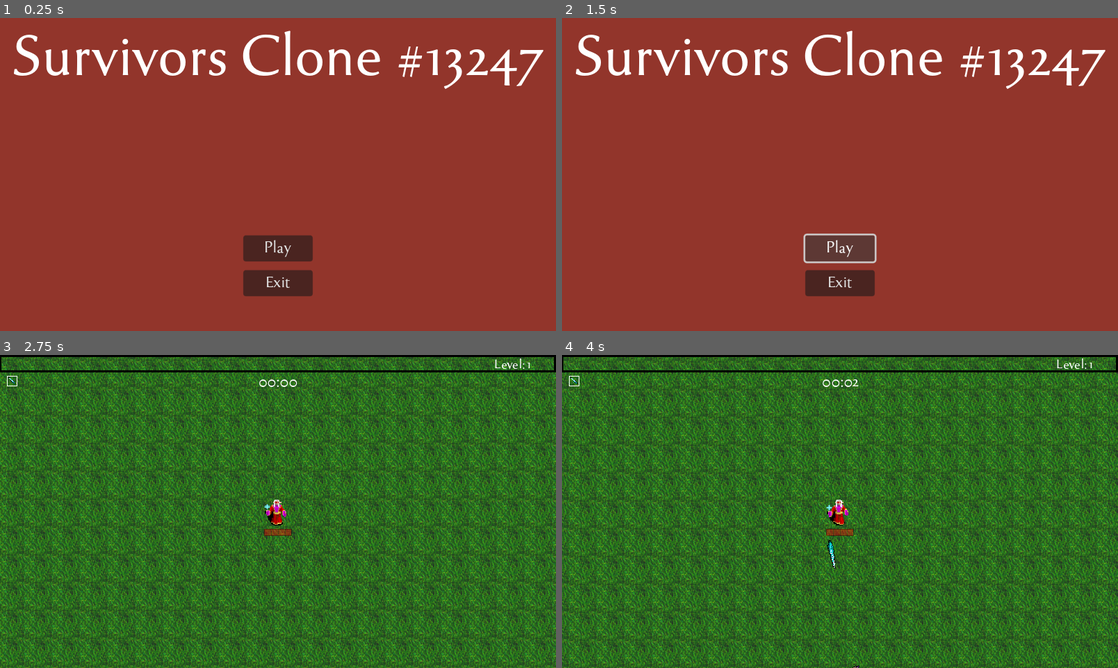
Above: before the commit, frames 1-4 (two rows, left to right).
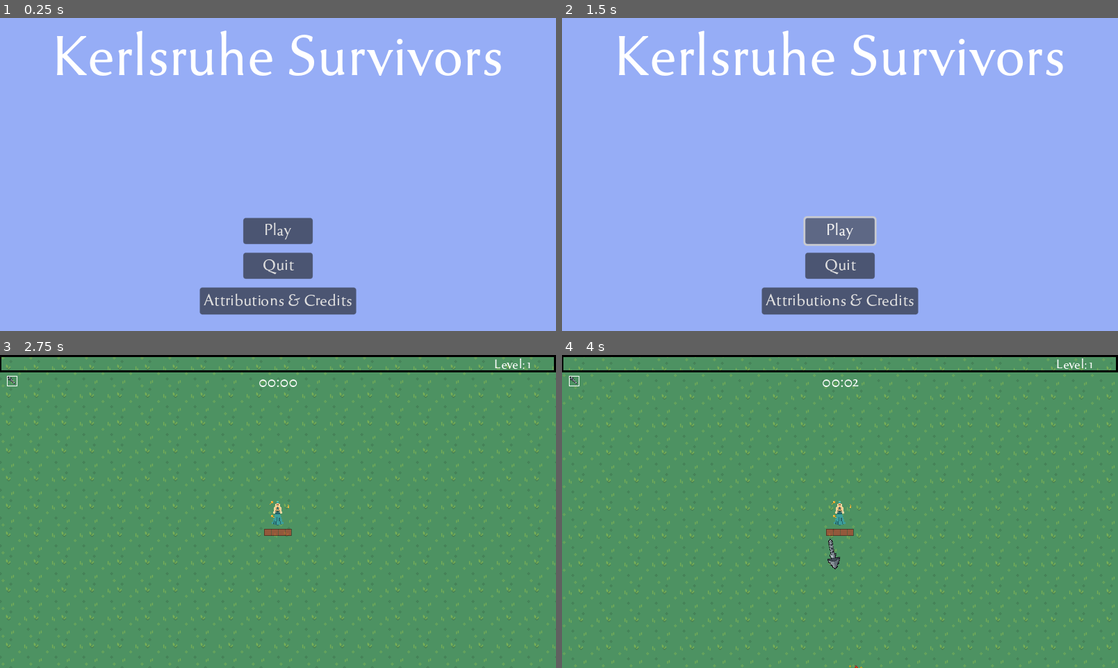
Above: after the commit, the same moments.

Repository: heggiG/game-programming
Game: Godot game, scene res://TitleScreen/menu.tscn
Same seed, same stepped clock (60 frames per second), same inputs: the game is played once before the commit and once after it. Sound files missing from this copy of the repository are replaced by a short silence.
Inputs (mouse positions are in pixels of both pictures, inside the frame that each line leads up to):
- Up to frame 1 (0.25 s): no input
- Up to frame 2 (1.5 s): click (840, 299) at 0.5 s, where only the run after the commit has a clickable "Attributions & Credits"; click "Play" at 1.25 s
- Up to frame 3 (2.75 s): move the mouse to (400, 495) at 2.02 s; hold D (right) from 2.03 s (still down); click (400, 495) at 2.1 s
- Up to frame 4 (4 s): move the mouse to (728, 527) at 2.77 s; release D (right) at 2.78 s; hold S (down) 2.78-3.53 s; click (728, 527) at 2.85 s; move the mouse to (895, 442) at 3.52 s; hold D (right) from 3.53 s (still down); click (895, 442) at 3.6 s

The runs differ from the first frame. In frame 1, 100% of the frame differs, in the area x 0-100%, y 0-100%; in frame 2, 100%; in frame 3, 99%; in frame 4, 99%.

Commit message:
Icons, attributions, music
still need torn, jav, fix arrows and golem

Diff:
--- a/Enemy/enemy_cyclops.tscn
+++ b/Enemy/enemy_cyclops.tscn
@@ -49,10 +49,10 @@
 }
 
 [sub_resource type="RectangleShape2D" id="RectangleShape2D_rborl"]
-size = Vector2(28, 31)
+size = Vector2(24, 25)
 
 [sub_resource type="RectangleShape2D" id="RectangleShape2D_ucec4"]
-size = Vector2(19, 25)
+size = Vector2(19, 23)
 
 [node name="enemy_cyclops" type="CharacterBody2D"]
 collision_layer = 5
@@ -67,7 +67,7 @@
 
 [node name="Sprite2D" type="Sprite2D" parent="."]
 texture = ExtResource("2_qrtfd")
-hframes = 2
+hframes = 5
 
 [node name="CollisionShape2D" type="CollisionShape2D" parent="."]
 shape = SubResource("CapsuleShape2D_24u87")
@@ -82,7 +82,7 @@
 HurtBoxType = 1
 
 [node name="CollisionShape2D" parent="HurtBox" index="0"]
-position = Vector2(0, 0.5)
+position = Vector2(1, 0.5)
 shape = SubResource("RectangleShape2D_rborl")
 
 [node name="HitBox" parent="." instance=ExtResource("4_kwfkt")]
--- a/Enemy/enemy_juggernaut.tscn
+++ b/Enemy/enemy_juggernaut.tscn
@@ -52,7 +52,7 @@
 size = Vector2(28, 31)
 
 [sub_resource type="RectangleShape2D" id="RectangleShape2D_ucec4"]
-size = Vector2(19, 25)
+size = Vector2(21, 26)
 
 [node name="enemy_juggernaut" type="CharacterBody2D"]
 collision_layer = 5
@@ -67,7 +67,7 @@
 
 [node name="Sprite2D" type="Sprite2D" parent="."]
 texture = ExtResource("2_hyeot")
-hframes = 2
+hframes = 5
 
 [node name="CollisionShape2D" type="CollisionShape2D" parent="."]
 shape = SubResource("CapsuleShape2D_24u87")
@@ -89,7 +89,7 @@
 collision_layer = 2
 
 [node name="CollisionShape2D" parent="HitBox" index="0"]
-position = Vector2(0.5, 0.5)
+position = Vector2(0.5, 0)
 shape = SubResource("RectangleShape2D_ucec4")
 
 [node name="snd_hit" type="AudioStreamPlayer2D" parent="."]
--- a/Enemy/enemy_kobold_strong.tscn
+++ b/Enemy/enemy_kobold_strong.tscn
@@ -49,10 +49,10 @@
 }
 
 [sub_resource type="RectangleShape2D" id="RectangleShape2D_rborl"]
-size = Vector2(23, 31)
+size = Vector2(20, 28)
 
 [sub_resource type="RectangleShape2D" id="RectangleShape2D_ucec4"]
-size = Vector2(15, 21)
+size = Vector2(18, 25)
 
 [node name="enemy_kobold_strong" type="CharacterBody2D"]
 collision_layer = 5
@@ -65,7 +65,7 @@
 
 [node name="Sprite2D" type="Sprite2D" parent="."]
 texture = ExtResource("2_xd60h")
-hframes = 2
+hframes = 4
 
 [node name="CollisionShape2D" type="CollisionShape2D" parent="."]
 position = Vector2(1, 3)
@@ -81,14 +81,14 @@
 HurtBoxType = 1
 
 [node name="CollisionShape2D" parent="HurtBox" index="0"]
-position = Vector2(0.5, 0.5)
+position = Vector2(1, 1)
 shape = SubResource("RectangleShape2D_rborl")
 
 [node name="HitBox" parent="." instance=ExtResource("4_e7l5k")]
 collision_layer = 2
 
 [node name="CollisionShape2D" parent="HitBox" index="0"]
-position = Vector2(0.5, 1.5)
+position = Vector2(1, 0.5)
 shape = SubResource("RectangleShape2D_ucec4")
 
 [node name="snd_hit" type="AudioStreamPlayer2D" parent="."]
--- a/Enemy/enemy_kobold_weak.tscn
+++ b/Enemy/enemy_kobold_weak.tscn
@@ -49,10 +49,10 @@
 }
 
 [sub_resource type="RectangleShape2D" id="RectangleShape2D_rborl"]
-size = Vector2(18, 21)
+size = Vector2(16, 21)
 
 [sub_resource type="RectangleShape2D" id="RectangleShape2D_ucec4"]
-size = Vector2(10, 16)
+size = Vector2(11, 20)
 
 [node name="enemy_kobold_weak" type="CharacterBody2D"]
 collision_layer = 5
@@ -63,7 +63,7 @@
 [node name="Sprite2D" type="Sprite2D" parent="."]
 scale = Vector2(0.75, 0.75)
 texture = ExtResource("2_ojadc")
-hframes = 2
+hframes = 5
 
 [node name="CollisionShape2D" type="CollisionShape2D" parent="."]
 position = Vector2(1, 3)
@@ -79,14 +79,14 @@
 HurtBoxType = 1
 
 [node name="CollisionShape2D" parent="HurtBox" index="0"]
-position = Vector2(1, 1.5)
+position = Vector2(0, 1.5)
 shape = SubResource("RectangleShape2D_rborl")
 
 [node name="HitBox" parent="." instance=ExtResource("4_vdnsx")]
 collision_layer = 2
 
 [node name="CollisionShape2D" parent="HitBox" index="0"]
-position = Vector2(1, 3)
+position = Vector2(-0.5, 1)
 shape = SubResource("RectangleShape2D_ucec4")
 
 [node name="snd_hit" type="AudioStreamPlayer2D" parent="."]
--- a/Enemy/enemy_super.tscn
+++ b/Enemy/enemy_super.tscn
@@ -49,10 +49,10 @@
 }
 
 [sub_resource type="RectangleShape2D" id="RectangleShape2D_rborl"]
-size = Vector2(135, 123)
+size = Vector2(47, 40)
 
 [sub_resource type="RectangleShape2D" id="RectangleShape2D_ucec4"]
-size = Vector2(97, 101)
+size = Vector2(41, 33)
 
 [node name="enemy_super" type="CharacterBody2D"]
 collision_layer = 5
@@ -66,8 +66,9 @@
 enemy_damage = 20
 
 [node name="Sprite2D" type="Sprite2D" parent="."]
-scale = Vector2(5, 5)
+scale = Vector2(3, 3)
 texture = ExtResource("2_f58yx")
+hframes = 4
 
 [node name="CollisionShape2D" type="CollisionShape2D" parent="."]
 shape = SubResource("CapsuleShape2D_24u87")
@@ -83,14 +84,14 @@
 HurtBoxType = 1
 
 [node name="CollisionShape2D" parent="HurtBox" index="0"]
-position = Vector2(0.5, 8.5)
+position = Vector2(-1.5, -7)
 shape = SubResource("RectangleShape2D_rborl")
 
 [node name="HitBox" parent="." instance=ExtResource("4_vpjbj")]
 collision_layer = 2
 
 [node name="CollisionShape2D" parent="HitBox" index="0"]
-position = Vector2(3.5, 6.5)
+position = Vector2(-1.5, -5.5)
 shape = SubResource("RectangleShape2D_ucec4")
 
 [node name="snd_hit" type="AudioStreamPlayer2D" parent="."]
--- a/Objects/experience_gem.gd
+++ b/Objects/experience_gem.gd
@@ -2,9 +2,9 @@
 
 @export var experience = 1
 
-var spr_green = preload("res://Textures/Items/Gems/Gem_green.png")
-var spr_blue= preload("res://Textures/Items/Gems/Gem_blue.png")
-var spr_red = preload("res://Textures/Items/Gems/Gem_red.png")
+var spr_green = preload("res://Textures/Items/Gems/xp_green.png")
+var spr_blue= preload("res://Textures/Items/Gems/xp_blue.png")
+var spr_red = preload("res://Textures/Items/Gems/xp_orange.png")
 
 var target = null
 var speed = -1
--- a/Objects/experience_gem.tscn
+++ b/Objects/experience_gem.tscn
@@ -1,11 +1,11 @@
 [gd_scene load_steps=5 format=3 uid="uid://d20r3gqas2kms"]
 
-[ext_resource type="Texture2D" uid="uid://c2kvist0kqcew" path="res://Textures/Items/Gems/Gem_green.png" id="1_glkr3"]
 [ext_resource type="Script" path="res://Objects/experience_gem.gd" id="1_k4pfj"]
+[ext_resource type="Texture2D" uid="uid://c1wquqr16tbfi" path="res://Textures/Items/Gems/xp_green.png" id="2_j3ohv"]
 [ext_resource type="AudioStream" uid="uid://bnm8cttqwefdx" path="res://Audio/SoundEffect/collectgem.mp3" id="3_g1t57"]
 
 [sub_resource type="RectangleShape2D" id="RectangleShape2D_wytta"]
-size = Vector2(20, 22)
+size = Vector2(26, 24)
 
 [node name="ExperienceGem" type="Area2D" groups=["loot"]]
 scale = Vector2(0.5, 0.5)
@@ -14,10 +14,10 @@
 script = ExtResource("1_k4pfj")
 
 [node name="Sprite2D" type="Sprite2D" parent="."]
-texture = ExtResource("1_glkr3")
+texture = ExtResource("2_j3ohv")
 
 [node name="CollisionShape2D" type="CollisionShape2D" parent="."]
-position = Vector2(0, -1)
+position = Vector2(1, 0)
 shape = SubResource("RectangleShape2D_wytta")
 
 [node name="snd_collected" type="AudioStreamPlayer" parent="."]
--- a/Player/Attack/ice_spear.tscn
+++ b/Player/Attack/ice_spear.tscn
@@ -1,11 +1,11 @@
 [gd_scene load_steps=5 format=3 uid="uid://wpliv06gy0pq"]
 
 [ext_resource type="Script" path="res://Player/Attack/ice_spear.gd" id="1_4el3j"]
-[ext_resource type="Texture2D" uid="uid://jjt1rh5e2jcp" path="res://Textures/Items/Weapons/ice_spear.png" id="1_nhh0e"]
+[ext_resource type="Texture2D" uid="uid://lmql5a6312yx" path="res://Textures/Items/Weapons/drill.png" id="2_eq1n0"]
 [ext_resource type="AudioStream" uid="uid://cl3g2vts3nyt0" path="res://Audio/SoundEffect/ice.wav" id="3_esswn"]
 
-[sub_resource type="RectangleShape2D" id="RectangleShape2D_p4tiy"]
-size = Vector2(6.36396, 33.234)
+[sub_resource type="RectangleShape2D" id="RectangleShape2D_kexqm"]
+size = Vector2(14.1421, 21.2132)
 
 [node name="IceSpear" type="Area2D" groups=["attack"]]
 top_level = true
@@ -15,12 +15,12 @@
 script = ExtResource("1_4el3j")
 
 [node name="Sprite2D" type="Sprite2D" parent="."]
-texture = ExtResource("1_nhh0e")
+texture = ExtResource("2_eq1n0")
 
 [node name="CollisionShape2D" type="CollisionShape2D" parent="."]
-position = Vector2(0.500001, -0.999999)
+position = Vector2(-5, -5)
 rotation = -0.785398
-shape = SubResource("RectangleShape2D_p4tiy")
+shape = SubResource("RectangleShape2D_kexqm")
 
 [node name="Timer" type="Timer" parent="."]
 wait_time = 10.0
--- a/Player/player.tscn
+++ b/Player/player.tscn
@@ -18,7 +18,7 @@
 height = 16.0
 
 [sub_resource type="RectangleShape2D" id="RectangleShape2D_yfi4i"]
-size = Vector2(12, 20)
+size = Vector2(15, 25)
 
 [sub_resource type="CircleShape2D" id="CircleShape2D_anwqc"]
 radius = 370.951
@@ -34,7 +34,7 @@
 
 [node name="Sprite2D" type="Sprite2D" parent="."]
 texture = ExtResource("1_jefax")
-hframes = 2
+hframes = 5
 
 [node name="Camera2D" type="Camera2D" parent="."]
 
@@ -52,7 +52,7 @@
 HurtBoxType = 2
 
 [node name="CollisionShape2D" parent="HurtBox" index="0"]
-position = Vector2(2, 3)
+position = Vector2(0.5, 2.5)
 shape = SubResource("RectangleShape2D_yfi4i")
 
 [node name="Attack" type="Node2D" parent="."]
--- /dev/null
+++ b/TitleScreen/attri.gd
@@ -0,0 +1,11 @@
+extends Node
+
+
+# Called when the node enters the scene tree for the first time.
+func _ready():
+	pass # Replace with function body.
+
+
+# Called every frame. 'delta' is the elapsed time since the previous frame.
+func _process(delta):
+	pass
--- /dev/null
+++ b/TitleScreen/attri.tscn
@@ -0,0 +1,41 @@
+[gd_scene format=3 uid="uid://dndkjn71akbcg"]
+
+[node name="Attributions" type="Control"]
+layout_mode = 3
+anchors_preset = 15
+anchor_right = 1.0
+anchor_bottom = 1.0
+grow_horizontal = 2
+grow_vertical = 2
+
+[node name="ColorRect" type="ColorRect" parent="."]
+custom_minimum_size = Vector2(640, 360)
+layout_mode = 0
+offset_right = 640.0
+offset_bottom = 360.0
+color = Color(0.192935, 0.677116, 0.831106, 1)
+
+[node name="Label" type="Label" parent="."]
+layout_mode = 0
+offset_left = 294.0
+offset_top = 16.0
+offset_right = 388.0
+offset_bottom = 39.0
+text = "Attributions"
+
+[node name="RichTextLabel" type="RichTextLabel" parent="."]
+layout_mode = 0
+offset_left = 25.0
+offset_top = 65.0
+offset_right = 605.0
+offset_bottom = 355.0
+text = "															Music
+Celtic Battle (King Arthur’s Revenge) by Robo Music Studios
+															Icons
+Shikashi's Fantasy Icons by Matt Firth (shikashipx) & game-icons.net
+RPG Nature Tileset - Seasons by Stealthix
+Medieval weapons pack by PixelHole
+Lively NPCs by chierit
+Icons found @ <creator>.itch.io
+															Tutorials & bug hunting
+BrannoDev, GDQuest, "
--- a/TitleScreen/menu.gd
+++ b/TitleScreen/menu.gd
@@ -1,9 +1,14 @@
 extends Control
 
-var level = "res://World/world.tscn"
+var level_world = "res://World/world.tscn"
+var attr_level = "res://TitleScreen/attri.tscn"
+
 
 func _on_btn_play_click_end():
-	var _level = get_tree().change_scene_to_file(level)
+	var _level = get_tree().change_scene_to_file(level_world)
 
 func _on_btn_exit_click_end():
 	get_tree().quit()
+
+func _on_btn_attributions_click_end():
+	var _level = get_tree().change_scene_to_file(attr_level)
--- a/TitleScreen/menu.tscn
+++ b/TitleScreen/menu.tscn
@@ -15,9 +15,9 @@
 
 [node name="ColorRect" type="ColorRect" parent="."]
 layout_mode = 0
-offset_right = 673.0
-offset_bottom = 382.0
-color = Color(0.572549, 0.207843, 0.168627, 1)
+offset_right = 640.0
+offset_bottom = 360.0
+color = Color(0.586957, 0.678788, 0.963445, 1)
 
 [node name="Label" type="Label" parent="."]
 layout_mode = 0
@@ -25,25 +25,33 @@
 offset_bottom = 100.0
 theme_override_fonts/font = ExtResource("1_xdjxl")
 theme_override_font_sizes/font_size = 72
-text = "Survivors Clone #13247"
+text = "Kerlsruhe Survivors"
 horizontal_alignment = 1
 vertical_alignment = 1
 
 [node name="btn_play" parent="." instance=ExtResource("3_kwsdd")]
 layout_mode = 0
 offset_left = 280.0
-offset_top = 250.0
+offset_top = 230.0
 offset_right = 360.0
-offset_bottom = 280.0
+offset_bottom = 260.0
 text = "Play"
 
 [node name="btn_exit" parent="." instance=ExtResource("3_kwsdd")]
 layout_mode = 0
 offset_left = 280.0
-offset_top = 290.0
+offset_top = 270.0
 offset_right = 360.0
-offset_bottom = 320.0
-text = "Exit"
+offset_bottom = 300.0
+text = "Quit"
+
+[node name="btn_attributions" parent="." instance=ExtResource("3_kwsdd")]
+layout_mode = 0
+offset_left = 230.0
+offset_top = 310.0
+offset_right = 407.0
+offset_bottom = 341.0
+text = "Attributions & Credits"
 
 [connection signal="click_end" from="btn_play" to="." method="_on_btn_play_click_end"]
 [connection signal="click_end" from="btn_exit" to="." method="_on_btn_exit_click_end"]
--- a/Utility/upgrade_db.gd
+++ b/Utility/upgrade_db.gd
@@ -5,33 +5,33 @@
 const WEAPON_PATH = "res://Textures/Items/Weapons/"
 const UPGRADES = {
 	"icespear1": {
-		"icon": WEAPON_PATH + "ice_spear.png",
-		"displayname": "Ice Spear",
-		"details": "A spear of ice is thrown at a random enemy",
+		"icon": WEAPON_PATH + "drill.png",
+		"displayname": "Drill",
+		"details": "A Drill is thrown at a random enemy",
 		"level": "Level: 1",
 		"prerequisite": [],
 		"type": "weapon"
 	},
 	"icespear2": {
-		"icon": WEAPON_PATH + "ice_spear.png",
-		"displayname": "Ice Spear",
-		"details": "An addition Ice Spear is thrown",
+		"icon": WEAPON_PATH + "drill.png",
+		"displayname": "Drill",
+		"details": "An additional Drill is thrown",
 		"level": "Level: 2",
 		"prerequisite": ["icespear1"],
 		"type": "weapon"
 	},
 	"icespear3": {
-		"icon": WEAPON_PATH + "ice_spear.png",
-		"displayname": "Ice Spear",
-		"details": "Ice Spears now pass through another enemy and do + 3 damage",
+		"icon": WEAPON_PATH + "drill.png",
+		"displayname": "Drill",
+		"details": "Drills now pass through another enemy and do + 3 damage",
 		"level": "Level: 3",
 		"prerequisite": ["icespear2"],
 		"type": "weapon"
 	},
 	"icespear4": {
-		"icon": WEAPON_PATH + "ice_spear.png",
-		"displayname": "Ice Spear",
-		"details": "An additional 2 Ice Spears are thrown",
+		"icon": WEAPON_PATH + "drill.png",
+		"displayname": "Drill",
+		"details": "An additional 2 Drills are thrown",
 		"level": "Level: 4",
 		"prerequisite": ["icespear3"],
 		"type": "weapon"
@@ -68,6 +68,38 @@
 		"prerequisite": ["javelin3"],
 		"type": "weapon"
 	},
+	"arrow1": {
+		"icon": WEAPON_PATH + "arrow.png",
+		"displayname": "Arrow",
+		"details": "An arrow is shot randomly",
+		"level": "Level: 1",
+		"prerequisite": [],
+		"type": "weapon"
+	},
+	"arrow2": {
+		"icon": WEAPON_PATH + "arrow.png",
+		"displayname": "Arrow",
+		"details": "2 random arrows are shot per attack",
+		"level": "Level: 2",
+		"prerequisite": ["arrow1"],
+		"type": "weapon"
+	},
+	"arrow3": {
+		"icon": WEAPON_PATH + "arrow.png",
+		"displayname": "Arrow",
+		"details": "3 random arrows are shot per attack",
+		"level": "Level: 3",
+		"prerequisite": ["arrow2"],
+		"type": "weapon"
+	},
+	"arrow4": {
+		"icon": WEAPON_PATH + "arrow.png",
+		"displayname": "Arrow",
+		"details": "Arrows now do + 5 damage per attack",
+		"level": "Level: 4",
+		"prerequisite": ["arrow3"],
+		"type": "weapon"
+	},
 	"tornado1": {
 		"icon": WEAPON_PATH + "tornado.png",
 		"displayname": "Tornado",
@@ -101,7 +133,7 @@
 		"type": "weapon"
 	},
 	"armor1": {
-		"icon": ICON_PATH + "helmet_1.png",
+		"icon": ICON_PATH + "armor_1.png",
 		"displayname": "Armor",
 		"details": "Reduces Damage By 1 point",
 		"level": "Level: 1",
@@ -109,7 +141,7 @@
 		"type": "upgrade"
 	},
 	"armor2": {
-		"icon": ICON_PATH + "helmet_1.png",
+		"icon": ICON_PATH + "armor_2.png",
 		"displayname": "Armor",
 		"details": "Reduces Damage By an additional 1 point",
 		"level": "Level: 2",
@@ -117,7 +149,7 @@
 		"type": "upgrade"
 	},
 	"armor3": {
-		"icon": ICON_PATH + "helmet_1.png",
+		"icon": ICON_PATH + "armor_3.png",
 		"displayname": "Armor",
 		"details": "Reduces Damage By an additional 1 point",
 		"level": "Level: 3",
@@ -125,7 +157,7 @@
 		"type": "upgrade"
 	},
 	"armor4": {
-		"icon": ICON_PATH + "helmet_1.png",
+		"icon": ICON_PATH + "armor_4.png",
 		"displayname": "Armor",
 		"details": "Reduces Damage By an additional 1 point",
 		"level": "Level: 4",
@@ -133,123 +165,131 @@
 		"type": "upgrade"
 	},
 	"speed1": {
-		"icon": ICON_PATH + "boots_4_green.png",
-		"displayname": "Speed",
+		"icon": ICON_PATH + "run.png",
+		"displayname": "Fleet feet",
 		"details": "Movement Speed Increased by 50% of base speed",
 		"level": "Level: 1",
 		"prerequisite": [],
 		"type": "upgrade"
 	},
 	"speed2": {
-		"icon": ICON_PATH + "boots_4_green.png",
-		"displayname": "Speed",
+		"icon": ICON_PATH + "run.png",
+		"displayname": "Dash",
 		"details": "Movement Speed Increased by an additional 50% of base speed",
 		"level": "Level: 2",
 		"prerequisite": ["speed1"],
 		"type": "upgrade"
 	},
 	"speed3": {
-		"icon": ICON_PATH + "boots_4_green.png",
-		"displayname": "Speed",
+		"icon": ICON_PATH + "run.png",
+		"displayname": "Sprint",
 		"details": "Movement Speed Increased by an additional 50% of base speed",
 		"level": "Level: 3",
 		"prerequisite": ["speed2"],
 		"type": "upgrade"
 	},
 	"speed4": {
-		"icon": ICON_PATH + "boots_4_green.png",
-		"displayname": "Speed",
+		"icon": ICON_PATH + "run.png",
+		"displayname": "Race",
 		"details": "Movement Speed Increased an additional 50% of base speed",
 		"level": "Level: 4",
 		"prerequisite": ["speed3"],
 		"type": "upgrade"
 	},
 	"tome1": {
-		"icon": ICON_PATH + "thick_new.png",
-		"displayname": "Tome",
+		"icon": ICON_PATH + "spell_hand.png",
+		"displayname": "Large Cast",
 		"details": "Increases the size of spells an additional 10% of their base size",
 		"level": "Level: 1",
 		"prerequisite": [],
 		"type": "upgrade"
 	},
 	"tome2": {
-		"icon": ICON_PATH + "thick_new.png",
-		"displayname": "Tome",
+		"icon": ICON_PATH + "spell_hand.png",
+		"displayname": "Greater Cast",
 		"details": "Increases the size of spells an additional 10% of their base size",
 		"level": "Level: 2",
 		"prerequisite": ["tome1"],
 		"type": "upgrade"
 	},
 	"tome3": {
-		"icon": ICON_PATH + "thick_new.png",
-		"displayname": "Tome",
+		"icon": ICON_PATH + "spell_hand.png",
+		"displayname": "Expert Cast",
 		"details": "Increases the size of spells an additional 10% of their base size",
 		"level": "Level: 3",
 		"prerequisite": ["tome2"],
 		"type": "upgrade"
 	},
 	"tome4": {
-		"icon": ICON_PATH + "thick_new.png",
-		"displayname": "Tome",
+		"icon": ICON_PATH + "spell_hand.png",
+		"displayname": "Grand Cast",
 		"details": "Increases the size of spells an additional 10% of their base size",
 		"level": "Level: 4",
 		"prerequisite": ["tome3"],
 		"type": "upgrade"
 	},
 	"scroll1": {
-		"icon": ICON_PATH + "scroll_old.png",
-		"displayname": "Scroll",
+		"icon": ICON_PATH + "tome.png",
+		"displayname": "Initiate",
+		"details": "Decreases of the cooldown of spells by 5% of their base time",
+		"level": "Level: 1",
+		"prerequisite": [],
+		"type": "upgrade"
+	},
+	"scroll2": {
+		"icon": ICON_PATH + "tome.png",
+		"displayname": "Adeptus",
 		"details": "Decreases of the cooldown of spells by an additional 5% of their base time",
-		"level": "Level: 1",
-		"prerequisite": [],
-		"type": "upgrade"
-	},
-	"scroll2": {
-		"icon": ICON_PATH + "scroll_old.png",
-		"displayname": "Scroll",
+		"level": "Level: 2",
+		"prerequisite": ["scroll1"],
+		"type": "upgrade"
+	},
+	"scroll3": {
+		"icon": ICON_PATH + "tome.png",
+		"displayname": "Expert",
 		"details": "Decreases of the cooldown of spells by an additional 5% of their base time",
-		"level": "Level: 2",
-		"prerequisite": ["scroll1"],
-		"type": "upgrade"
-	},
-	"scroll3": {
-		"icon": ICON_PATH + "scroll_old.png",
-		"displayname": "Scroll",
+		"level": "Level: 3",
+		"prerequisite": ["scroll2"],
+		"type": "upgrade"
+	},
+	"scroll4": {
+		"icon": ICON_PATH + "tome.png",
+		"displayname": "Master",
 		"details": "Decreases of the cooldown of spells by an additional 5% of their base time",
-		"level": "Level: 3",
-		"prerequisite": ["scroll2"],
-		"type": "upgrade"
-	},
-	"scroll4": {
-		"icon": ICON_PATH + "scroll_old.png",
-		"displayname": "Scroll",
-		"details": "Decreases of the cooldown of spells by an additional 5% of their base time",
 		"level": "Level: 4",
 		"prerequisite": ["scroll3"],
 		"type": "upgrade"
 	},
 	"ring1": {
-		"icon": ICON_PATH + "urand_mage.png",
-		"displayname": "Ring",
+		"icon": ICON_PATH + "multi_attack_spells.png",
+		"displayname": "Multi Attack",
 		"details": "Your spells now spawn 1 more additional attack",
 		"level": "Level: 1",
 		"prerequisite": [],
 		"type": "upgrade"
 	},
 	"ring2": {
-		"icon": ICON_PATH + "urand_mage.png",
-		"displayname": "Ring",
+		"icon": ICON_PATH + "multi_attack_spells.png",
+		"displayname": "Multi Attack",
 		"details": "Your spells now spawn an additional attack",
 		"level": "Level: 2",
 		"prerequisite": ["ring1"],
 		"type": "upgrade"
 	},
 	"food": {
-		"icon": ICON_PATH + "chunk.png",
-		"displayname": "Food",
+		"icon": ICON_PATH + "heal.png",
+		"displayname": "Heal",
 		"details": "Heals you for 20 health",
 		"level": "N/A",
 		"prerequisite": [],
 		"type": "item"
+	},
+		"golem": {
+		"icon": ICON_PATH + "golem.png",
+		"displayname": "Summon Golen",
+		"details": "You summon a stationary Golem",
+		"level": "Level: 1",
+		"prerequisite": [],
+		"type": "upgrade"
 	}
 }
--- a/World/world.tscn
+++ b/World/world.tscn
@@ -1,6 +1,6 @@
 [gd_scene load_steps=21 format=3 uid="uid://du6qbgqucaqov"]
 
-[ext_resource type="Texture2D" uid="uid://b6umklllf2jsl" path="res://Textures/dirt_full_new.png" id="1_3v41d"]
+[ext_resource type="Texture2D" uid="uid://dt0qpejs2hp3l" path="res://Textures/grass.png" id="1_8vau6"]
 [ext_resource type="PackedScene" uid="uid://dncgepmkc4jf4" path="res://Player/player.tscn" id="2_40uwv"]
 [ext_resource type="PackedScene" uid="uid://ba2claihwes2y" path="res://Utility/enemy_spawner.tscn" id="3_p01g4"]
 [ext_resource type="PackedScene" uid="uid://gvm5jcbbgwdv" path="res://Enemy/enemy_kobold_weak.tscn" id="4_ee8bm"]
@@ -9,7 +9,7 @@
 [ext_resource type="PackedScene" uid="uid://bok7kd2psi5gl" path="res://Enemy/enemy_cyclops.tscn" id="7_unri0"]
 [ext_resource type="PackedScene" uid="uid://hcjnrdsb563h" path="res://Enemy/enemy_juggernaut.tscn" id="8_ltymd"]
 [ext_resource type="PackedScene" uid="uid://btf7clk4jja87" path="res://Enemy/enemy_super.tscn" id="9_xs42h"]
-[ext_resource type="AudioStream" uid="uid://bbufl4r1ou1rw" path="res://Audio/Music/battleThemeA.mp3" id="10_rk3we"]
+[ext_resource type="AudioStream" uid="uid://cper7wsokmdfm" path="res://Audio/Music/celticbattleFinal.mp3" id="10_6vf2p"]
 [ext_resource type="Script" path="res://Audio/Music/snd_Music.gd" id="11_ovtx6"]
 
 [sub_resource type="Resource" id="Resource_03m25"]
@@ -89,7 +89,7 @@
 [node name="Background" type="Sprite2D" parent="."]
 texture_filter = 2
 texture_repeat = 2
-texture = ExtResource("1_3v41d")
+texture = ExtResource("1_8vau6")
 region_enabled = true
 region_rect = Rect2(-4000, -4000, 4000, 4000)
 
@@ -103,8 +103,8 @@
 
 [node name="snd_Music" type="AudioStreamPlayer" parent="."]
 process_mode = 3
-stream = ExtResource("10_rk3we")
-volume_db = -15.0
+stream = ExtResource("10_6vf2p")
+volume_db = -18.0
 autoplay = true
 script = ExtResource("11_ovtx6")
 
Not shown, removed: Audio/Music/battleThemeA.mp3.import
Not shown, added: Audio/Music/celticbattleFinal.mp3.import
Not shown: 1 places in Enemy/enemy_cyclops.tscn that only renumber resources
Not shown: 1 places in Enemy/enemy_juggernaut.tscn that only renumber resources
Not shown: 1 places in Enemy/enemy_kobold_strong.tscn that only renumber resources
Not shown: 1 places in Enemy/enemy_kobold_weak.tscn that only renumber resources
Not shown: 1 places in Enemy/enemy_super.tscn that only renumber resources
Not shown, changed: Font/tenderness.otf.import
Not shown: 1 places in Player/player.tscn that only renumber resources
Binary file changed: Textures/Enemy/cyclops.png
Not shown, changed: Textures/Enemy/cyclops.png.import
Not shown, changed: Textures/Enemy/explosion_pixelfied.png.import
(and 83 more such lines)
